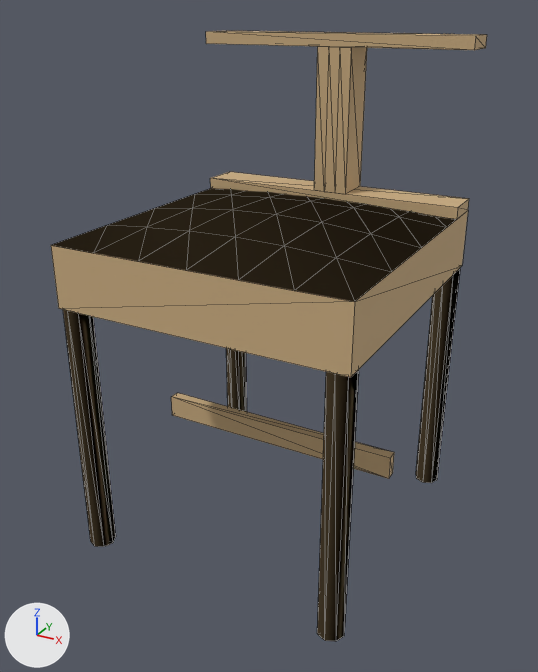
Two versions of the glTF model src/assets/furniture/dining-chair.glb, one commit apart.
One viewpoint serves both versions: a camera (50 mm lens) standing at (0.549, -1.021, 0.857) and looking at (0.001, -0.025, 0.359). Lighting does not change. The marker at lower left points along +X, +Y and +Z. The picture after the commit comes second. Mesh edges are drawn as thin lines. Vertices at exactly the same position are counted once.
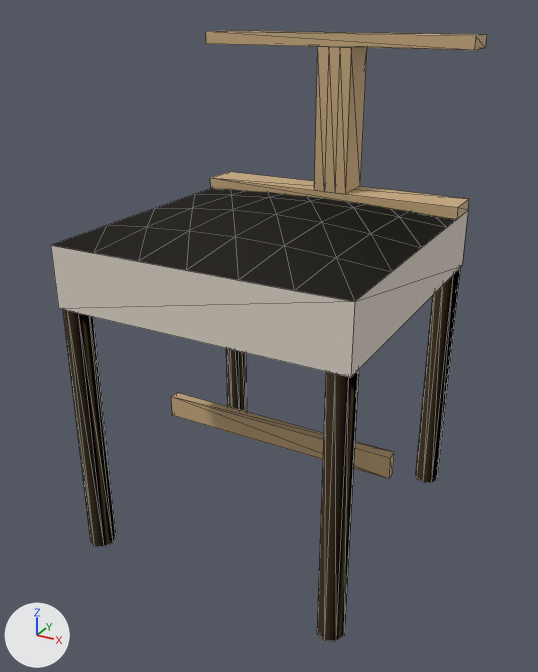
What the commit changed:
Material 'seat' (mat_seat) is new.
Its base color is (0.72, 0.65, 0.57) (pale yellow #ddd3c7).
Its roughness is 0.85.
Material 'frame' (mat_frame) is new.
Its base color is (0.6, 0.42, 0.22) (brown #cbad81).
Its roughness is 0.65.
me_mesh_0 has 149 vertices, 258 faces and spans x -0.242..0.242, y -0.252..0.252, z 0.0..0.82.
me_mesh_0 is used by ob_mesh_0; location (0.0, 0.0, 0.0).
me_mesh_0 part 1: 56 of the faces centred in x -0.24..0.24, y -0.25..0.25, z 0.473..0.557 switch from mat_material_0 (brown #cbad81) to mat_seat (pale yellow #ddd3c7).
me_mesh_0 gains material mat_frame (brown #cbad81).

Changed parts and their boxes [x1, y1, x2, y2] in the pictures (538 x 672 px):
part 1 of me_mesh_0, recoloured (brown to pale yellow)
    both: [51, 188, 468, 377]
